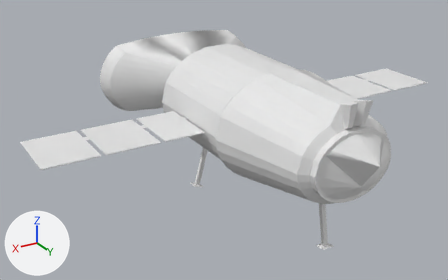
The FBX model Assets/Meshes/Avion/avion.fbx as it was, and as the next commit left it.
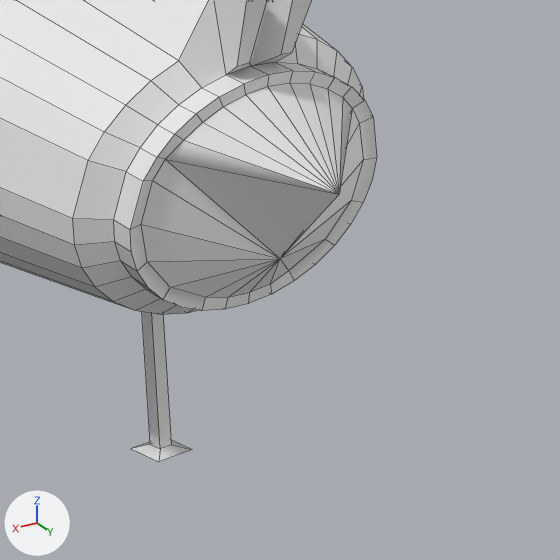
Each version is shown whole from a camera (50 mm lens) standing at (22.14, 33.64, 15.22) and looking at (1.69, -0.45, -1.82), then close up on the part from 61% to 100% of the width and 38% to 100% of the height. Arrows for +X, +Y and +Z are at lower left; the lights stay in place. The close-ups show mesh edges as thin lines. Where no turn or scale is listed for an object, it has been applied to the vertices. Vertices at the same position are counted once.

Names of what the first close-up shows: 'avion'.
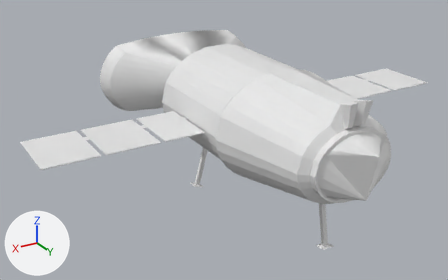
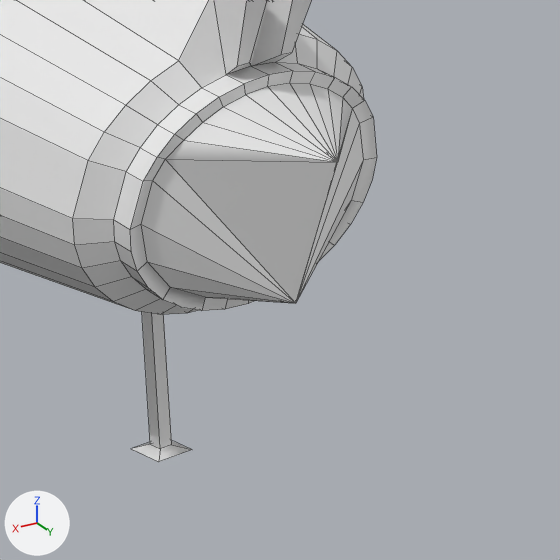
The change, as a list of edits to the scene's bpy script:
```text
Change me_avion:
    where me_avion.from_pydata(...)  # 529 vertices, 511 faces; spans x -15.0..15.0, y -12.4..12.6, z -6.0..4.2
    used by ob_avion; location = (0.0, 0.0, 0.0)
    me_avion part 1
    me_avion.vertices[299].co: (0.0, 11.4, -0.6) -> (0.0, 11.9, -1.3)  # pixel (280, 258) -> pixel (295, 303)
    me_avion.vertices[300].co: (0.0, 11.4, -0.6) -> (0.0, 11.8, -1.3)
    me_avion.vertices[301].co: (0.0, 12.6, 1.1) -> (0.0, 12.5, 1.6)  # pixel (339, 194) -> pixel (337, 162)
    me_avion.vertices[302].co: (0.0, 12.5, 1.1) -> (0.0, 12.4, 1.6)  # not seen -> pixel (334, 160)
```

Pixel boxes [x1, y1, x2, y2] of what changed, in the close-ups (560 x 560 px; the box of a moved part takes in the faces that stretch with it):
part 1 of me_avion, moved or reshaped: before [141, 83, 363, 298]; after [141, 83, 363, 303]
